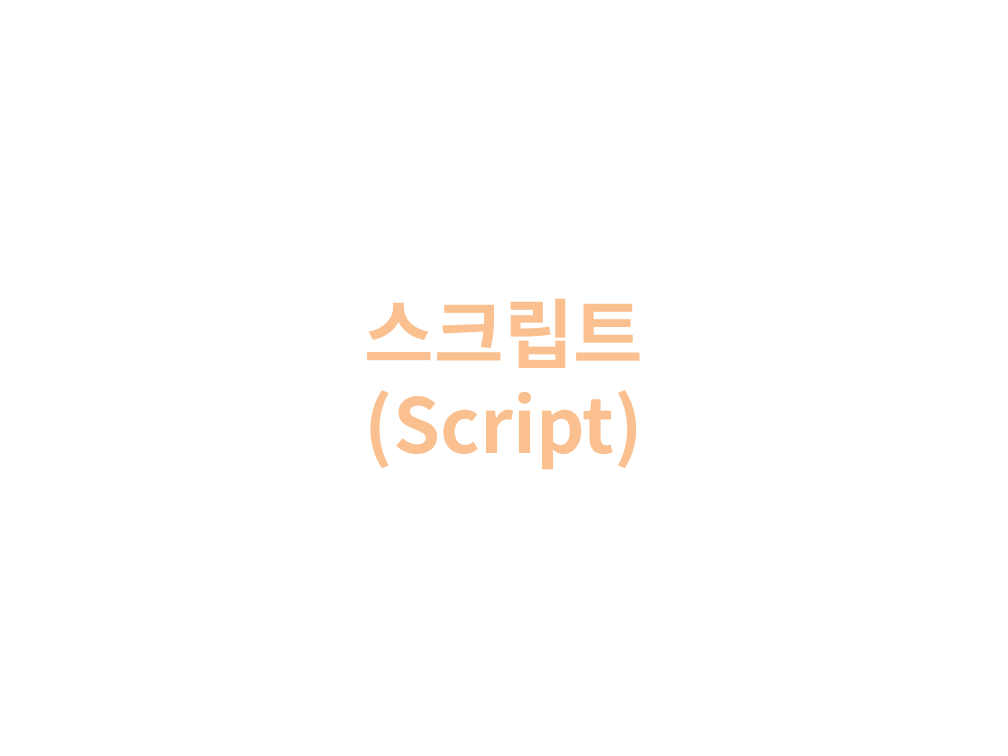
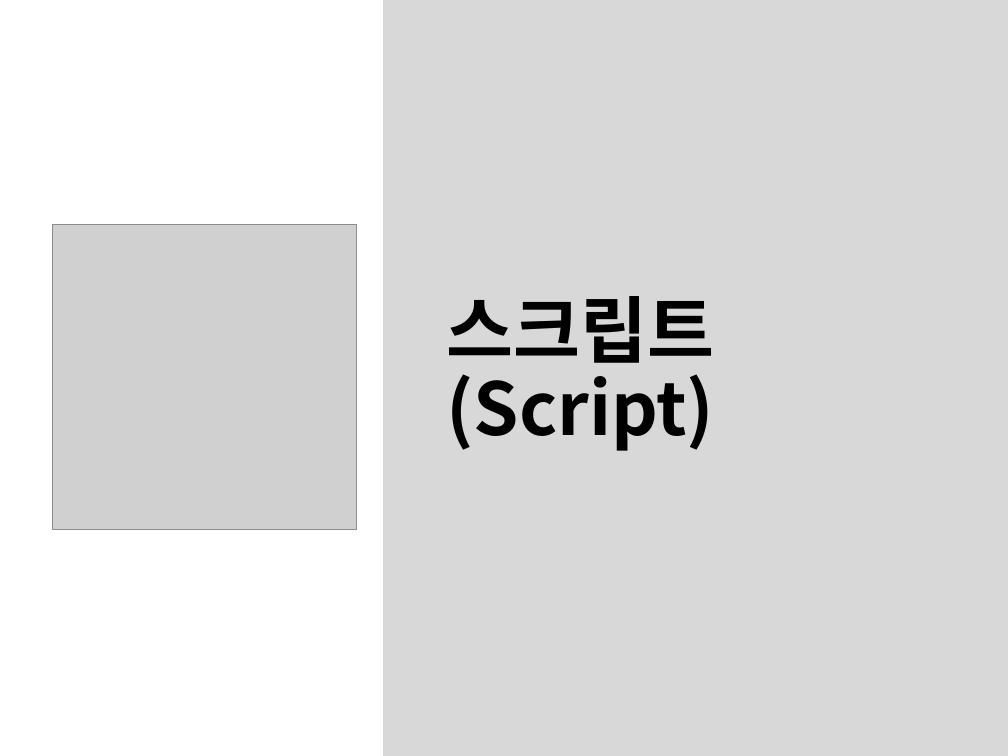
Before and after one commit to IamGroooooot/cien-unity-2019, a slide deck: slide 31 of 1주차.pptx. Drawn at 1008x756 pixels with LibreOffice and Linux fonts; fonts in the diff are those of the drawing; grey boxes stand for pictures. Boxes give left, top, right and bottom in pixels: in the first picture for what was removed or moved away, otherwise in the second. Text is boxed around its words. In the diff, an @@ line names an element or a change of style, - is before the commit and + after.

```diff
--- a/1주차.pptx
+++ b/1주차.pptx
@@ rectangle added at [383, 0, 1008, 756], fill #808080 at 30% opacity @@
@@ title "스크립트 (Script)": place and size @@
-title "스크립트 (Script)" at [365, 299, 644, 469]
+title "스크립트 (Script)" at [446, 296, 714, 451]
@@ title "스크립트 (Script)" at [446, 296, 714, 451]: size 54 to 52 pt, text colour #FAC090 to #000000; alignment centre to left; line spacing 1 to 0.9 @@
@@ picture added at [52, 225, 357, 529] @@
```
Also in this commit, not shown: 17 other slides changed.
